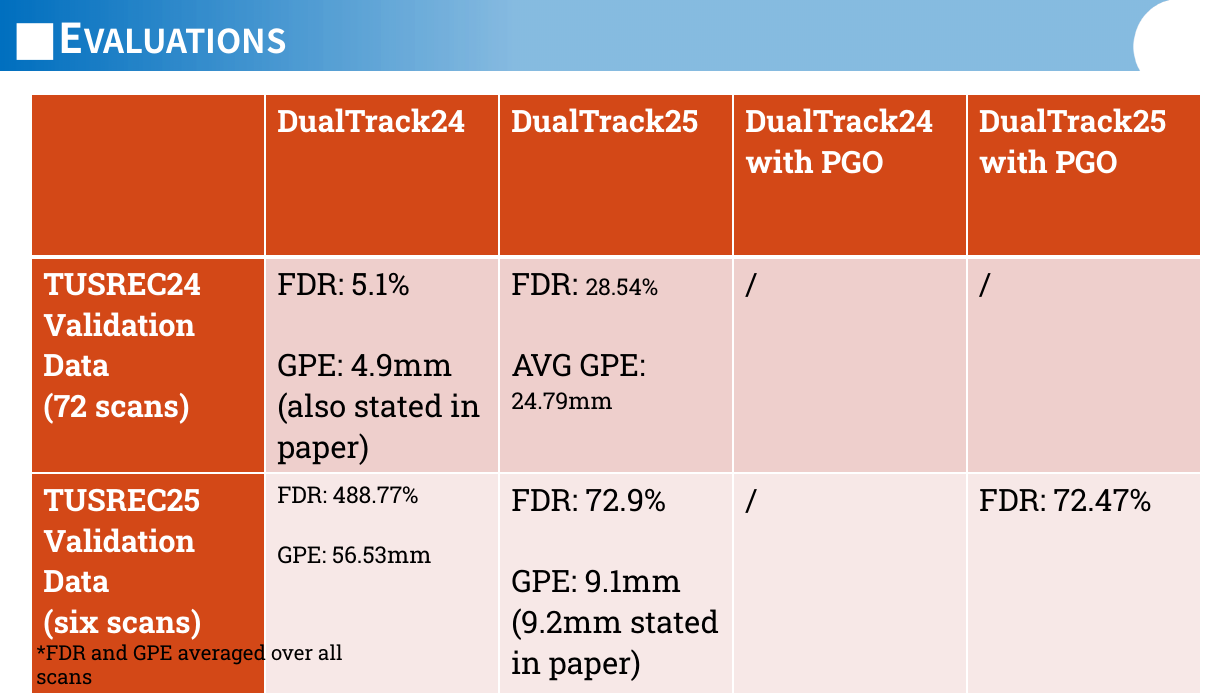
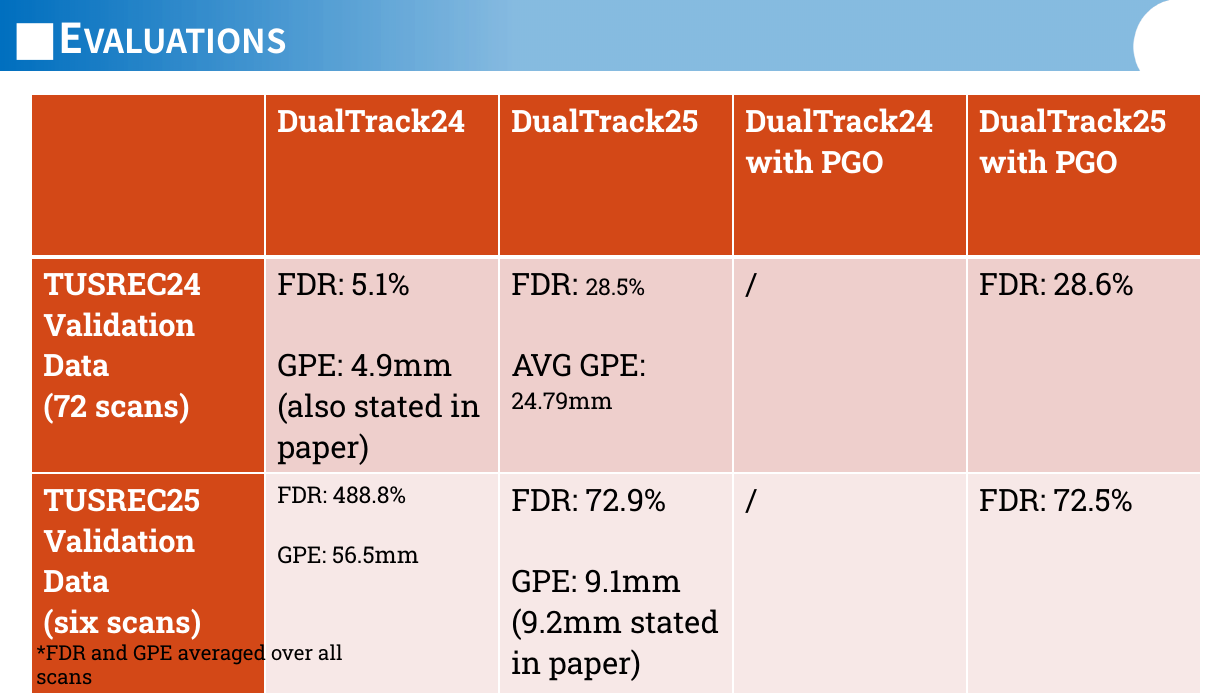
Before and after one commit to JannisIwate/DualTrack, a slide deck: slide 6 of documents/presentations/Jannis_Meyer_Presentation_01_06_2026.pptx. Drawn at 1232x693 pixels with LibreOffice and Linux fonts; fonts in the diff are those of the drawing; background and template pictures are left out. Boxes give left, top, right and bottom in pixels: in the first picture for what was removed or moved away, otherwise in the second. Text is boxed around its words. In the diff, an @@ line names an element or a change of style, - is before the commit and + after.

```diff
--- a/documents/presentations/Jannis_Meyer_Presentation_01_06_2026.pptx
+++ b/documents/presentations/Jannis_Meyer_Presentation_01_06_2026.pptx
@@ table at [31, 95, 1201, 685] @@
-row 2, column 3: FDR: 28.54% / AVG GPE: 24.79mm
+row 2, column 3: FDR: 28.5% / AVG GPE: 24.79mm
-row 2, column 5: /
+row 2, column 5: FDR: 28.6%
-row 3, column 2: FDR: 488.77% / GPE: 56.53mm
+row 3, column 2: FDR: 488.8% / GPE: 56.5mm
-row 3, column 5: FDR: 72.47%
+row 3, column 5: FDR: 72.5%
```
Also in this commit, not shown: 3 other slides changed, 1 slide added, 3 other files.
